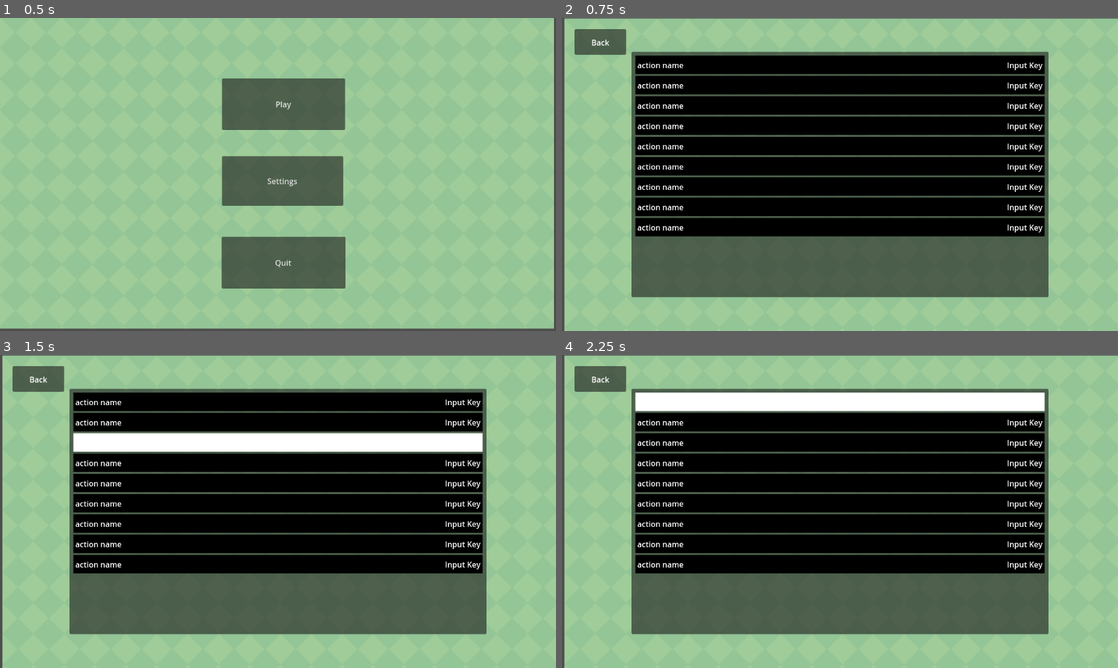
Above: before the commit, frames 1-4 (two rows, left to right).
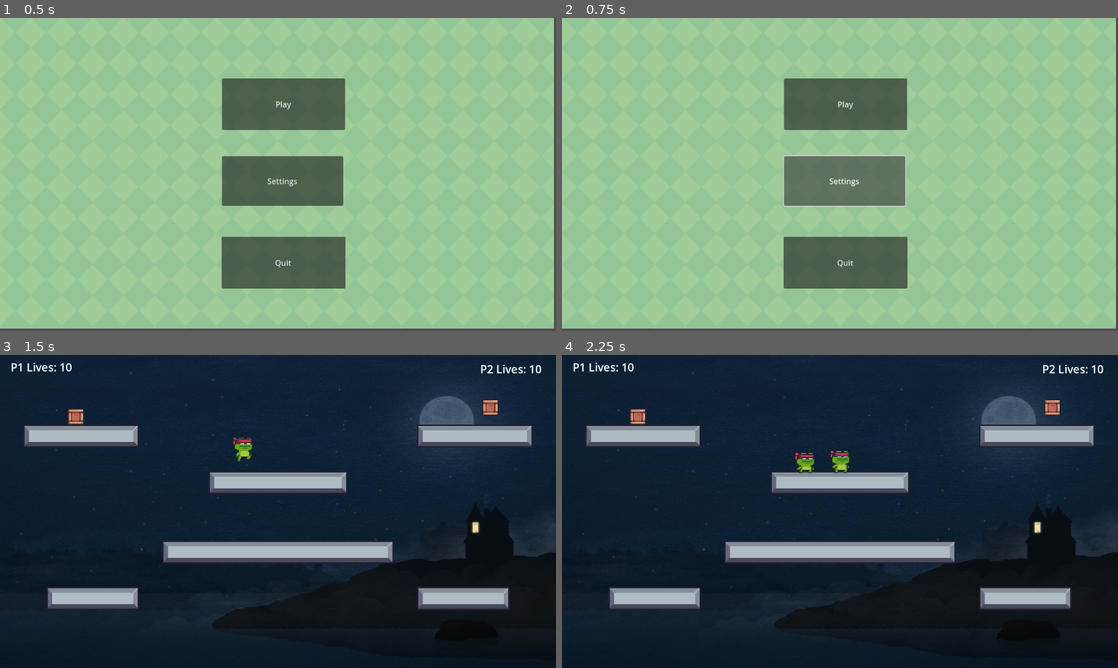
Above: after the commit, the same moments.

Repository: Ignacy2408/2d-Shooter
Game: Godot game, scene res://scenes/main.tscn
Two runs of this game, one before a commit and one after it. Both use one fixed random seed, a clock stepped at 60 frames per second and the inputs below.
Inputs (mouse positions are in pixels of both pictures, inside the frame that each line leads up to):
- Up to frame 1 (0.5 s): no input
- Up to frame 2 (0.75 s): click "Settings" at 0.5 s
- Up to frame 3 (1.5 s): click (283, 442) at 1.25 s, where only the run after the commit has a clickable "Play"
- Up to frame 4 (2.25 s): click (840, 401) at 2.02 s

Frame 1 is identical in both runs. In frame 2, 58% of the frame differs, in the area x 0-100%, y 0-100%; in frame 3, 98%; in frame 4, 98%.
Error before the commit: Attempt to call function 'get_children' in base 'null instance' on a null instance. (res://scenes/settings.gd:30)

Commit message:
Update main.gd

Diff:
--- a/scenes/main.gd
+++ b/scenes/main.gd
@@ -13,4 +13,4 @@
 
 
 func _on_settings_button_pressed():
-	get_tree().change_scene_to_file("res://scenes/settings.tscn")
+	get_tree().change_scene_to_file("res://scenes/InputSettings.tscn")
